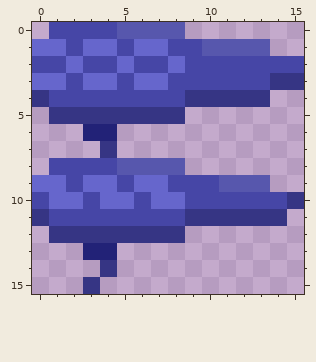
A pixel-art file gets an edit: SpaceInvaders/res/img/Misc/Surfboard.ase. This is how it looked before the edit.
16x16 pixels, 1 frame.
After:
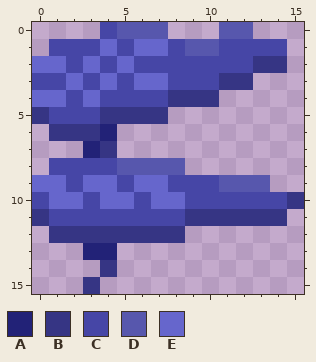
Palette (. is transparent): A #222277  B #363584  C #4646a6  D #5757ad  E #6666cc
Difference:
y 0: x 1..3 CCC -> ...; x 8 D -> .; x 11..12 .. -> DD
y 1: x 0..1 EE -> .C; x 3 E -> C; x 9 C -> D; x 11..14 DDD. -> CCCC
y 2: x 0..3 CCEC -> EECE; x 8 E -> C; x 13..15 CCC -> BB.
y 3: x 0..3 EECE -> CCEC; x 11..15 CCCBB -> BB...
y 4: x 0..1 BC -> EE; x 3 C -> E; x 8 C -> B; x 11..13 BBB -> ...
y 5: x 0..3 .BBB -> BCCC; x 8 B -> .
y 6: x 1..3 ..A -> BBB
y 7: x 3 . -> A
Where, in picture pixels (left, top, right, bottom), the same in both pictures:
changed: (32, 22, 304, 158)
